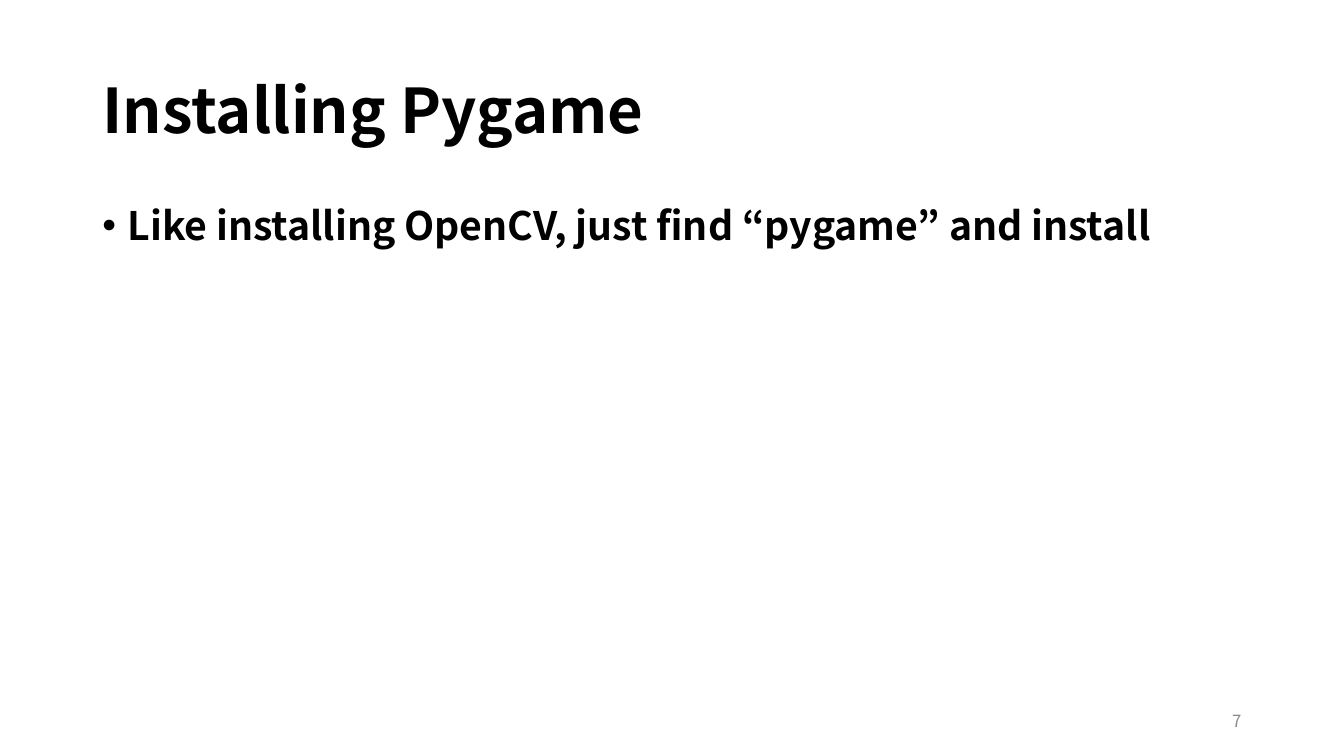
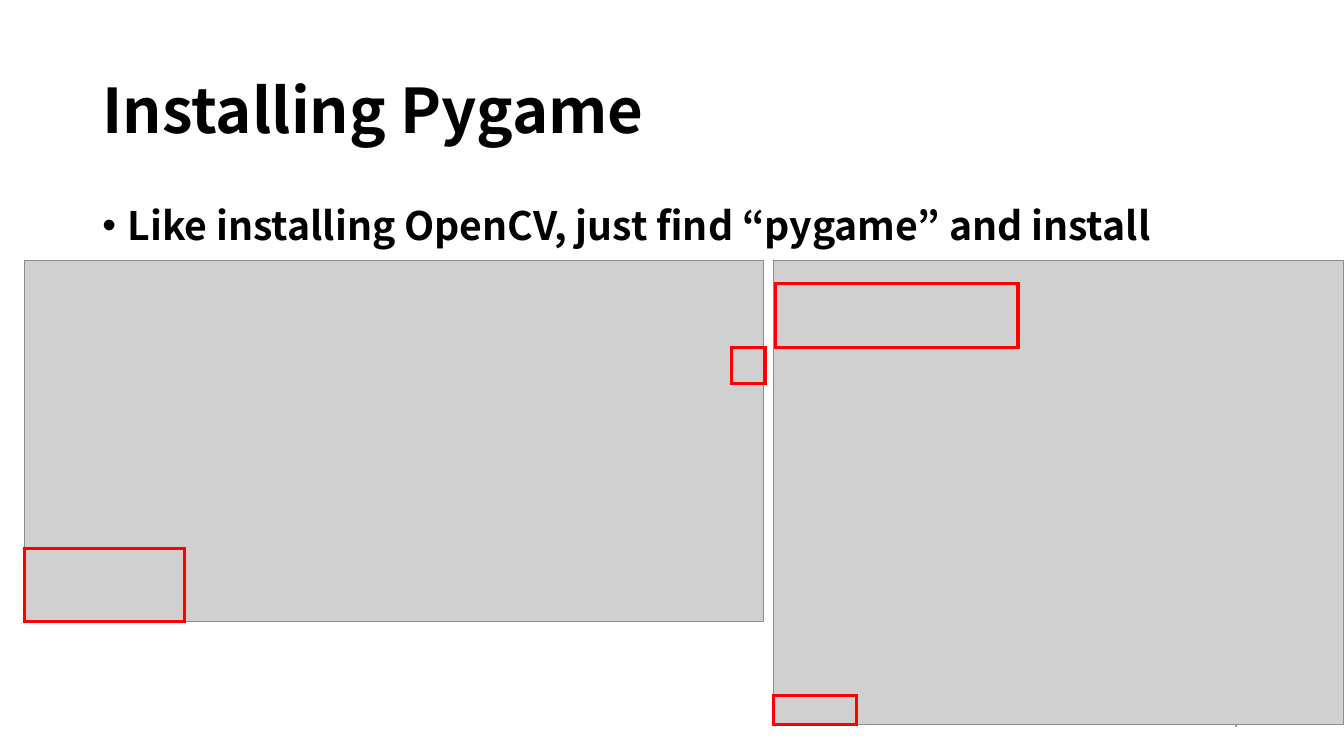
Before and after one commit to EunSeong-Park/EunSeong-Park.github.io, a slide deck: slide 7 of contents/2020_ITinerary/assets/session_4/preclass.pptx. Drawn at 1344x756 pixels with LibreOffice and Linux fonts; fonts in the diff are those of the drawing; grey boxes stand for pictures. Boxes give left, top, right and bottom in pixels: in the first picture for what was removed or moved away, otherwise in the second. Text is boxed around its words. In the diff, an @@ line names an element or a change of style, - is before the commit and + after.

```diff
--- a/contents/2020_ITinerary/assets/session_4/preclass.pptx
+++ b/contents/2020_ITinerary/assets/session_4/preclass.pptx
@@ picture added at <box>24,261,763,622</box> @@
@@ picture added at <box>774,261,1344,725</box> @@
@@ rectangle added at <box>775,283,1018,347</box>, outline #FF0000 2.25 pt @@
@@ rectangle added at <box>731,347,764,383</box>, outline #FF0000 2.25 pt @@
@@ rectangle added at <box>24,548,185,622</box>, outline #FF0000 2.25 pt @@
@@ rectangle added at <box>774,696,857,724</box>, outline #FF0000 2.25 pt @@
```
Also in this commit, not shown: 47 slides added, 1 slide removed, 6 other files.
